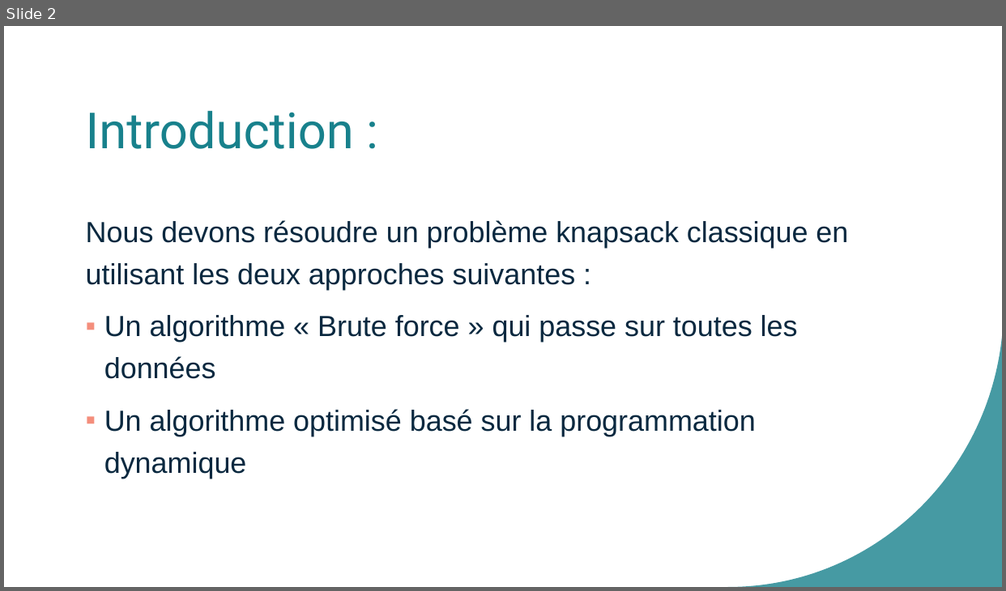
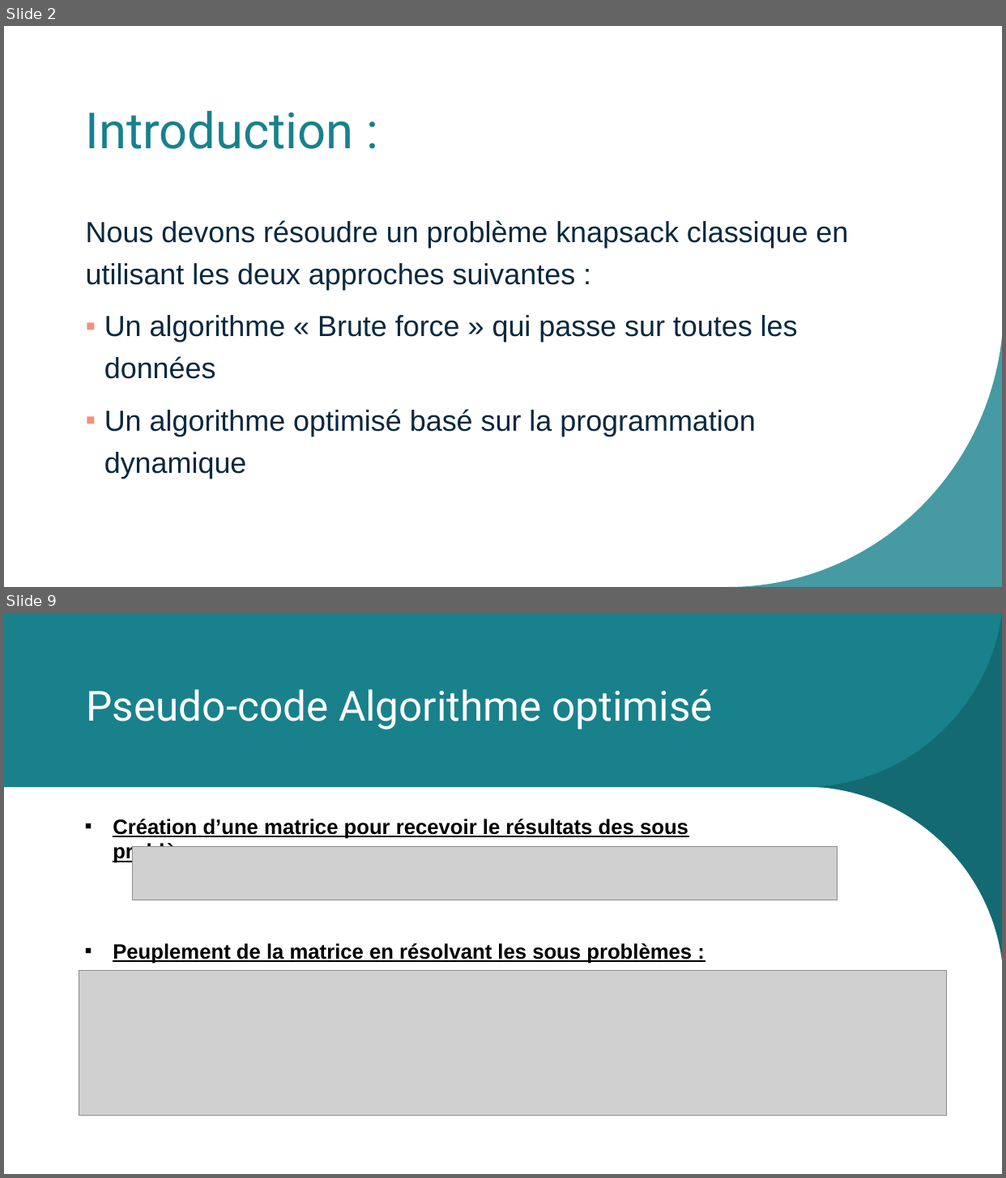
Before and after one commit to AlexandreDuthil/OC_P7, a slide deck: Présentation1.pptx. Shown one above the other, each under a label of ours: slide 2 before the commit, slides 2 and 9 after it; the slides between them are not shown. The pictures are 1006x591 and 1006x1178 pixels, drawn with LibreOffice and Linux fonts; fonts in the diff are those of the drawing; grey boxes stand for pictures. Boxes give left, top, right and bottom in pixels: in the first picture for what was removed or moved away, otherwise in the second. Text is boxed around its words. In the diff, an @@ line names an element or a change of style, - is before the commit and + after.

```diff
--- a/Présentation1.pptx
+++ b/Présentation1.pptx
@@ slide 9 added at (4, 613, 1002, 1174), background #FFFFFF; not listed: 1 template element that a slide beside it also shows @@
@@ rectangle added at (4, 613, 1002, 1174), fill #FFFFFF @@
@@ rectangle added at (4, 613, 1002, 787), fill #18818C @@
@@ freeform shape added at (811, 613, 1002, 973), fill #18818C @@
@@ freeform shape added at (811, 613, 1002, 973), fill #126169 at 70% opacity @@
@@ title added at (87, 689, 713, 730), 40 pt, text #FFFFFF @@
+Pseudo-code Algorithme optimisé
@@ text added at (113, 819, 692, 964), 20 pt, text #000000, bold, underline @@
+▪ Création d’une matrice pour recevoir le résultats des sous problèmes :
+▪ Peuplement de la matrice en résolvant les sous problèmes :
@@ picture added at (133, 846, 837, 901) @@
@@ picture added at (79, 970, 947, 1115) @@
```
Also in this commit, not shown: 1 slide changed, 9 other slides added, 1 other file.
